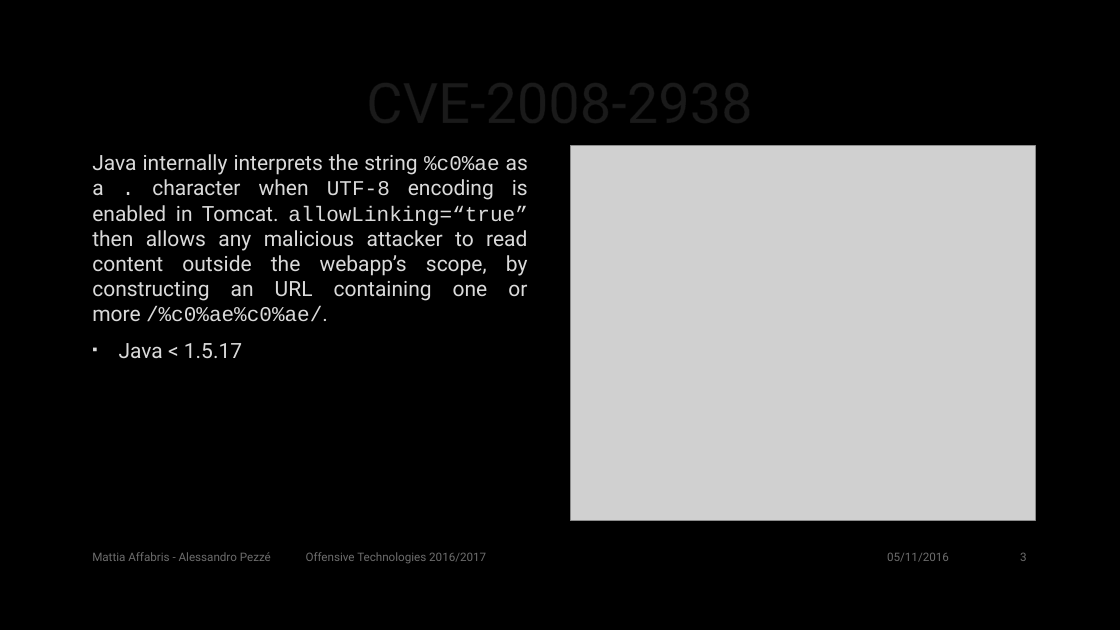
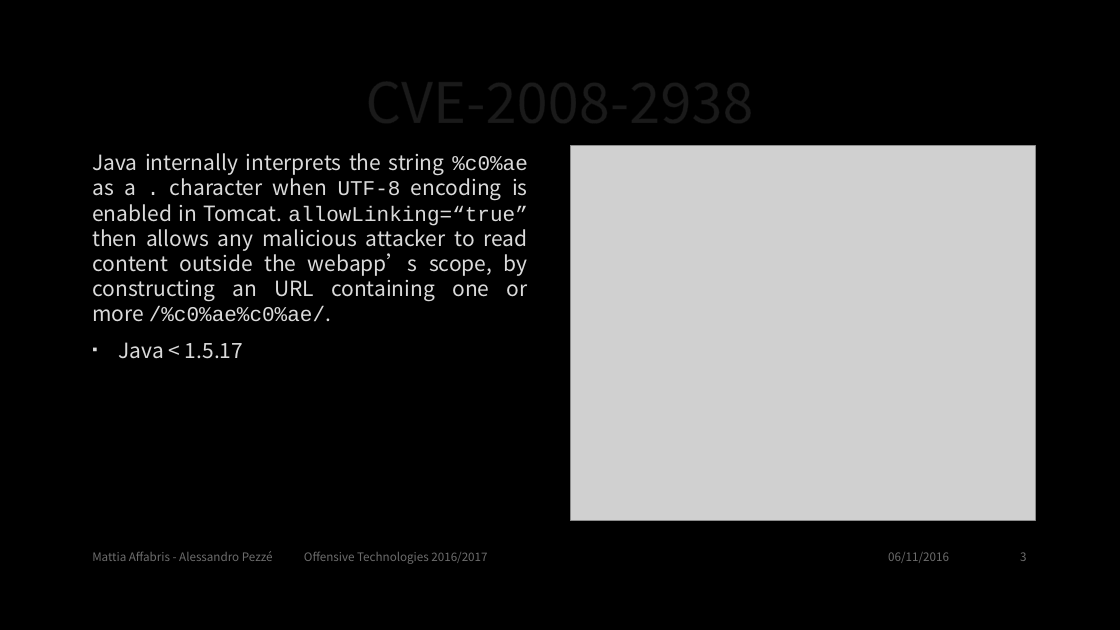
Before and after one commit to Naramsim/Offensive, a slide deck: slide 3 of Exploits.pptx. Drawn at 1120x630 pixels with LibreOffice and Linux fonts; fonts in the diff are those of the drawing; grey boxes stand for pictures; background and template pictures are left out. Boxes give left, top, right and bottom in pixels: in the first picture for what was removed or moved away, otherwise in the second. Text is boxed around its words. In the diff, an @@ line names an element or a change of style, - is before the commit and + after.

Commit message:
font changed and few additions

```diff
--- a/Exploits.pptx
+++ b/Exploits.pptx
@@ title "CVE-2008-2938" at (84, 56, 1035, 145): font Roboto to Noto Sans CJK SC @@
@@ text "Java internally interprets the string ..." at (92, 153, 528, 359): font Roboto to Noto Sans CJK SC in "Java internally interprets the string as a ...", "Java < 1.5.17" @@
@@ text "Mattia Affabris - Alessandro Pezzé ..." at (92, 551, 487, 564): font Roboto to Noto Sans CJK SC @@
@@ text at (888, 552, 949, 563): text changed; font Roboto to Noto Sans CJK SC @@
-05/11/2016
+06/11/2016
```
Also in this commit, not shown: 11 other slides changed.
